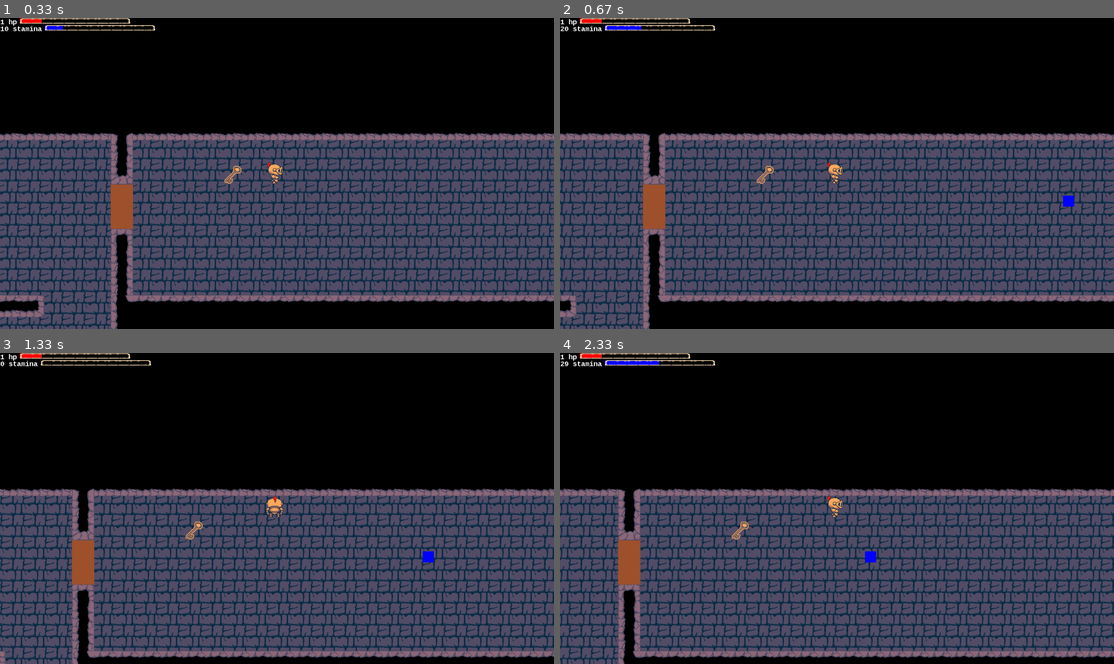
Above: before the commit, frames 1-4 (two rows, left to right).
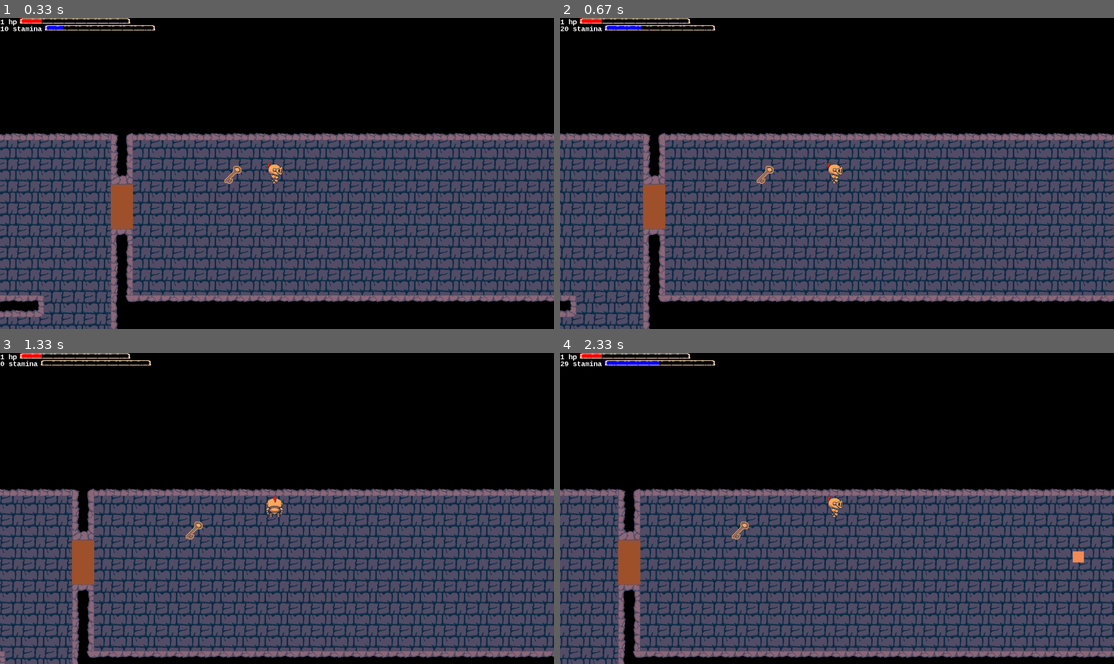
Above: after the commit, the same moments.

Repository: benedekhalaj/pygame-roguelike
Game: pygame game, started from play.py
Same seed, same stepped clock (60 frames per second), same inputs: the game is played once before the commit and once after it.
Inputs:
- Up to frame 1 (0.33 s): no input
- Up to frame 2 (0.67 s): hold Right from 0.33 s (still down)
- Up to frame 3 (1.33 s): release Right at 0.8 s; hold Shift 0.83-1.13 s; hold Up 0.83-1.13 s; hold Right Shift from 1.17 s (still down); hold Up from 1.17 s (still down)
- Up to frame 4 (2.33 s): release Right Shift at 1.47 s; release Up at 1.47 s; tap Space at 1.5 s; hold Right from 2.17 s (still down)

Frame 1 is identical in both runs. In frame 2, less than 0.1% of the frame differs, in the area x 90-93%, y 57-61%; in frame 3, less than 0.1%; in frame 4, 0.2%, in the area x 55-95%, y 63-68%.

Commit message:
Shooter Enemy: Add multiple projectiles

Diff:
--- a/controller/enemy_controller.py
+++ b/controller/enemy_controller.py
@@ -14,5 +14,4 @@
             enemy_character.set_facing(objects)
 
         elif enemy_character.type == 'shooter':
-            enemy_character.shoot()
-            enemy_character.collide_projectile(objects)
+            enemy_character.shoot(objects)
--- a/model/enemy/enemy.py
+++ b/model/enemy/enemy.py
@@ -136,21 +136,37 @@
         self.texture_count = 0
         self.texture_count_limit = 60
         self.color = colors.BROWN
-        self.projectile = Projectile((self.rect.x - self.rect.width, self.rect.y - self.rect.height // 2, 32, 32), colors)
+
+        self.projectiles = []
+        self.projectile_timer = 0
+        self.projectile_timer_limit = 120
 
         self.visible = True
 
-    def shoot(self):
-        self.projectile.rect.x -= self.projectile.velocity
+    def shoot(self, objects):
+        self.update_projectile_timer()
+        if self.projectile_timer > self.projectile_timer_limit:
+            self.projectiles.append(Projectile((self.rect.x - self.rect.width, self.rect.y - self.rect.height // 2, 32, 32)))
+            self.projectile_timer = 0
+        self.move_projectile(objects)
+
+    def update_projectile_timer(self):
+        self.projectile_timer += 1
+
+    def move_projectile(self, objects):
+        for projectile in self.projectiles:
+            projectile.rect.x -= projectile.velocity
+        self.collide_projectile(objects)
 
     def collide_projectile(self, objects):
-        for wall in objects['walls']:
-            if self.projectile.rect.colliderect(wall.rect):
-                self.projectile.visible = False
-        sword = objects['player'][0].sword
-        if sword.visible:
-            if self.projectile.rect.colliderect(sword.rect):
-                self.projectile.velocity *= (-1)
+        for projectile in self.projectiles:
+            for wall in objects['walls']:
+                if projectile.rect.colliderect(wall.rect):
+                    projectile.visible = False
+            sword = objects['player'][0].sword
+            if sword.visible:
+                if projectile.rect.colliderect(sword.rect):
+                    projectile.velocity *= (-1)
 
 
 def create_texture(file_path):
@@ -161,10 +177,10 @@
 
 
 class Projectile():
-    def __init__(self, position, colors):
+    def __init__(self, position):
         self.type = 'projectile'
         self.rect = pygame.Rect(position[0], position[1], position[2], position[3])
-        self.color = colors.BLUE
+        self.color = (244, 140, 86)
         self.velocity = 5
 
         self.visible = True
--- a/model/player/player.py
+++ b/model/player/player.py
@@ -72,8 +72,9 @@
                     item.rect.x -= x_direction
                     item.rect.y -= y_direction
                     if item.type == 'shooter':
-                        item.projectile.rect.x -= x_direction
-                        item.projectile.rect.y -= y_direction
+                        for projectile in item.projectiles:
+                            projectile.rect.x -= x_direction
+                            projectile.rect.y -= y_direction
 
     def set_direction(self, x_direction, y_direction):
         if x_direction > 0:
@@ -170,11 +171,12 @@
                         self.health -= 1
                         self.invicible = True
             if enemy.type == 'shooter':
-                if enemy.projectile.visible:
-                    if self.rect.colliderect(enemy.projectile.rect):
-                        if not self.invicible:
-                            self.health -= 1
-                            self.invicible = True
+                for projectile in enemy.projectiles:
+                    if projectile.visible:
+                        if self.rect.colliderect(projectile.rect):
+                            if not self.invicible:
+                                self.health -= 1
+                                self.invicible = True
 
     def set_damage_attributes(self):
         def set_invicible(self):
--- a/view/view.py
+++ b/view/view.py
@@ -81,10 +81,10 @@
 def display_enemy_projectile(window, objects):
     for enemy in objects['enemies']:
         if enemy.type == 'shooter':
-            if enemy.projectile.visible:
-                projectile = enemy.projectile.rect
-                projectile_position = (projectile.x, projectile.y, projectile.width, projectile.height)
-                pygame.draw.rect(window, enemy.projectile.color, projectile_position)
+            for projectile in enemy.projectiles:
+                if projectile.visible:
+                    projectile_position = (projectile.rect.x, projectile.rect.y, projectile.rect.width, projectile.rect.height)
+                    pygame.draw.rect(window, projectile.color, projectile_position)
 
 
 def display_player_stat(window, objects):
